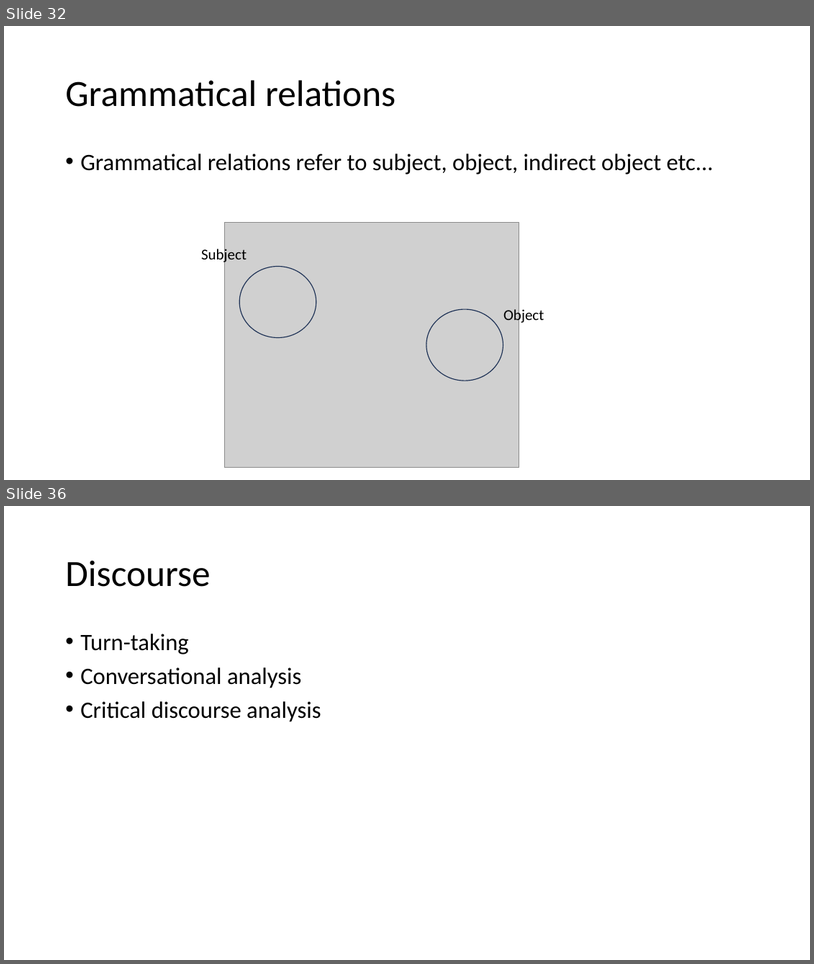
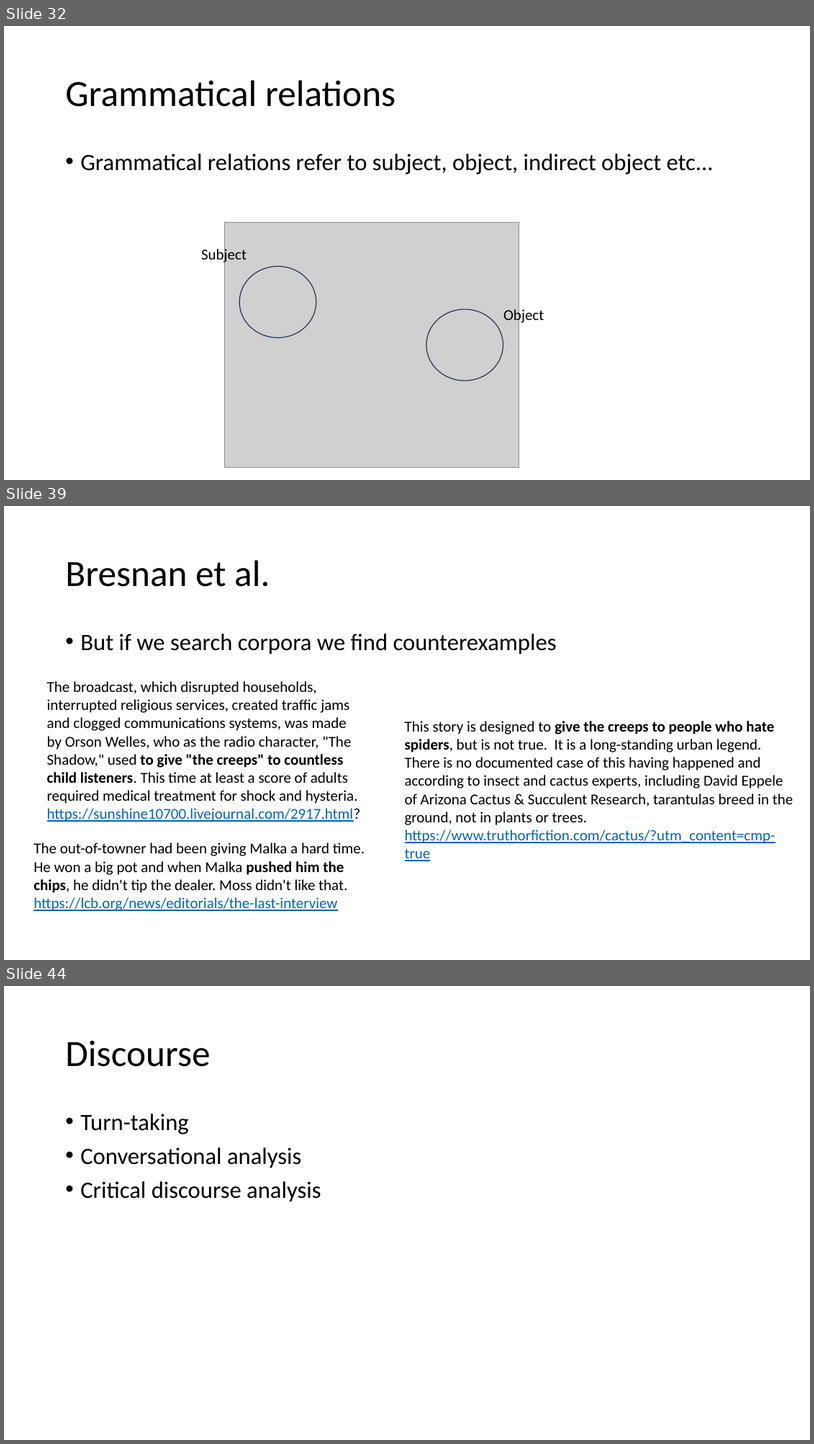
Before and after one commit to ajrtallman/Corpus_Linguistics_FSU_2023-2024, a slide deck: 03_lectures/Corpus Linguistics_2023_11_10.pptx. Shown one above the other, each under a label of ours: slides 32 and 36 before the commit, slides 32, 39 and 44 after it; the slides between them are not shown. The pictures are 814x964 and 814x1444 pixels, drawn with LibreOffice and Linux fonts; fonts in the diff are those of the drawing; grey boxes stand for pictures. Boxes give left, top, right and bottom in pixels: in the first picture for what was removed or moved away, otherwise in the second. Text is boxed around its words. In the diff, an @@ line names an element or a change of style, - is before the commit and + after.

```diff
--- a/03_lectures/Corpus Linguistics_2023_11_10.pptx
+++ b/03_lectures/Corpus Linguistics_2023_11_10.pptx
@@ slide 39 added at box(4, 506, 810, 960), background #FFFFFF @@
@@ title added at box(65, 560, 270, 587), 44 pt, text #000000 @@
+Bresnan et al.
@@ text added at box(80, 633, 557, 654), 28 pt, text #000000 @@
+• But if we search corpora we find counterexamples
@@ text added at box(47, 681, 361, 821), 18 pt, text #000000 @@
+The broadcast, which disrupted households, interrupted religious services, created traffic jams and clogged communications systems, was made by Orson Welles, who as the radio character, "The Shadow," used to give "the creeps" to countless child listeners. This time at least a score of adults required medical treatment for shock and hysteria.
+https://sunshine10700.livejournal.com/2917.html?
@@ text added at box(405, 721, 793, 861), 18 pt, text #000000 @@
+This story is designed to give the creeps to people who hate spiders, but is not true. It is a long-standing urban legend. There is no documented case of this having happened and according to insect and cactus experts, including David Eppele of Arizona Cactus & Succulent Research, tarantulas breed in the ground, not in plants or trees.
+https://www.truthorfiction.com/cactus/?utm_content=cmp-true
@@ text added at box(34, 842, 365, 911), 18 pt, text #000000 @@
+The out-of-towner had been giving Malka a hard time. He won a big pot and when Malka pushed him the chips, he didn't tip the dealer. Moss didn't like that.
+https://lcb.org/news/editorials/the-last-interview
@@ what was slide 36 is now slide 44 @@
```
Also in this commit, not shown: 5 slides changed, 10 other slides added, 4 other files.
